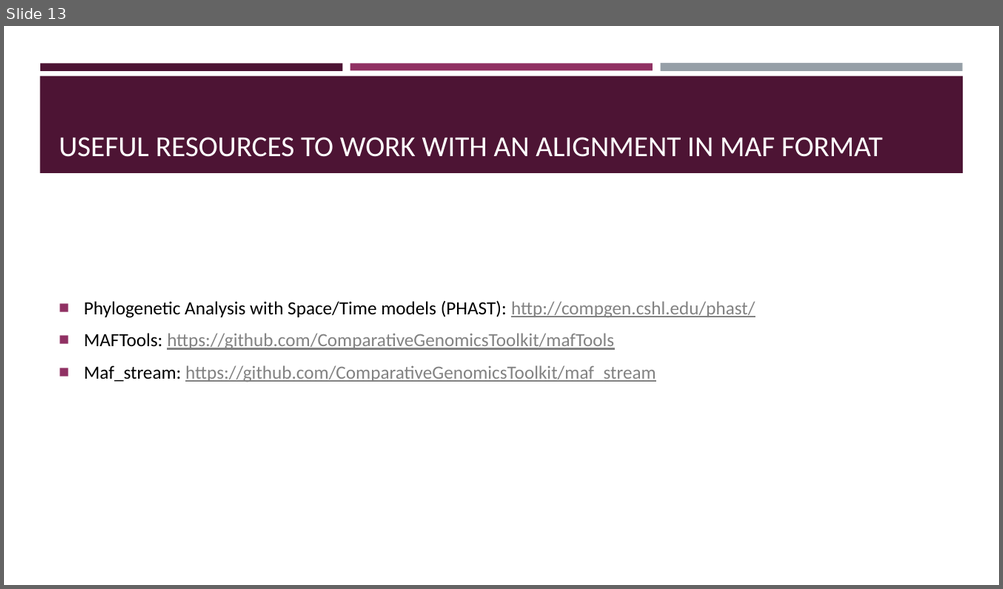
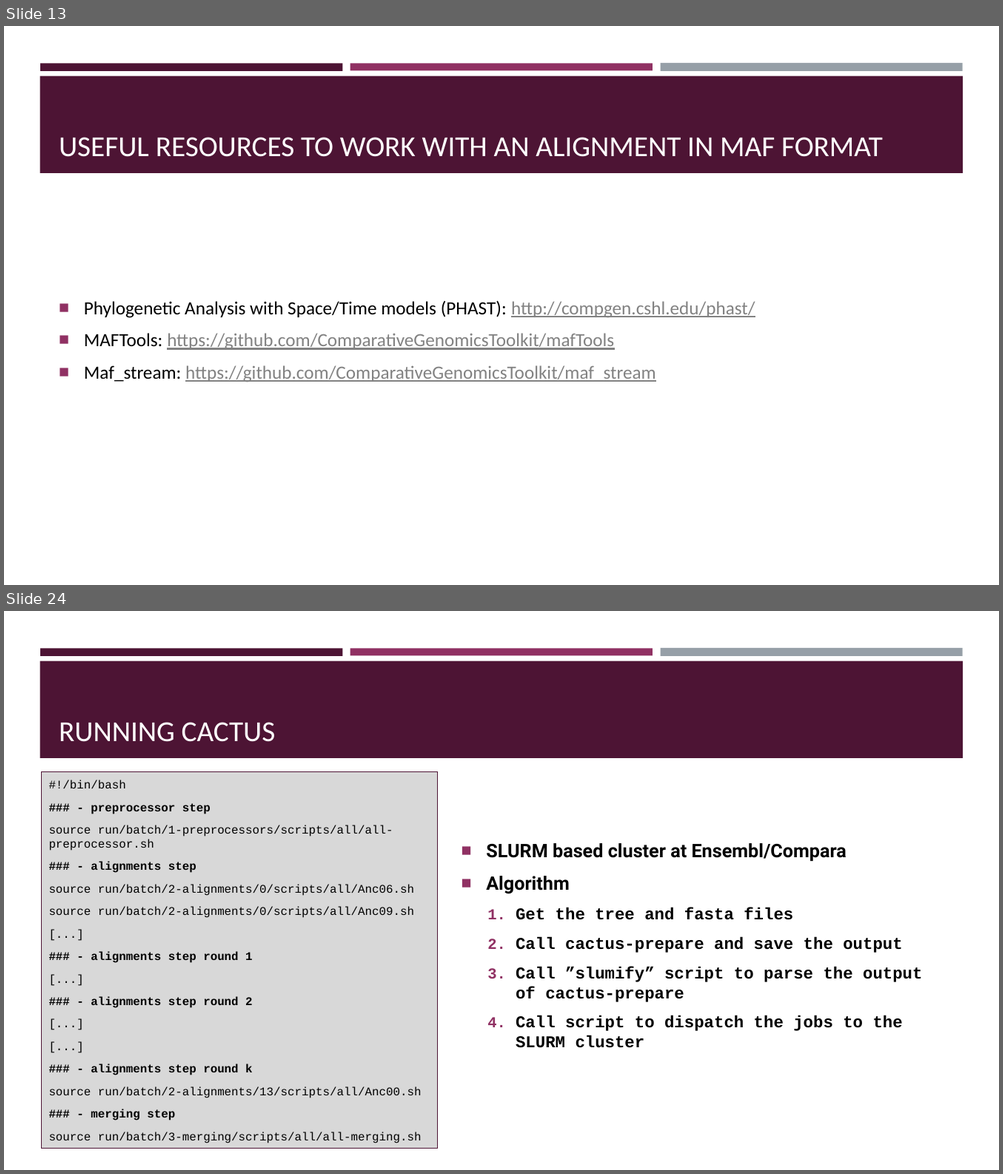
Before and after one commit to BGAcademy23/cactus, a slide deck: docs/aligning_whole_genomes_with_cactus.pptx. Shown one above the other, each under a label of ours: slide 13 before the commit, slides 13 and 24 after it; the slides between them are not shown. The pictures are 1003x589 and 1003x1174 pixels, drawn with LibreOffice and Linux fonts; fonts in the diff are those of the drawing. Boxes give left, top, right and bottom in pixels: in the first picture for what was removed or moved away, otherwise in the second. Text is boxed around its words. In the diff, an @@ line names an element or a change of style, - is before the commit and + after.

```diff
--- a/docs/aligning_whole_genomes_with_cactus.pptx
+++ b/docs/aligning_whole_genomes_with_cactus.pptx
@@ slide 24 added at box(4, 611, 999, 1170), background #FFFFFF; not listed: 4 template elements that a slide beside it also shows @@
@@ title added at box(59, 722, 276, 742), 28 pt, text #FFFFFF @@
+RUNNING CACTUS
@@ text added at box(41, 772, 438, 1148), fill #D8D8D8, outline #4D1434 0.75 pt, 11.2 pt, text #000000 @@
+#!/bin/bash
+### - preprocessor step
+source run/batch/1-preprocessors/scripts/all/all-preprocessor.sh
+### - alignments step
+source run/batch/2-alignments/0/scripts/all/Anc06.sh
+source run/batch/2-alignments/0/scripts/all/Anc09.sh
+[...]
+### - alignments step round 1
+[...]
+### - alignments step round 2
+[...]
+[...]
+### - alignments step round k
+source run/batch/2-alignments/13/scripts/all/Anc00.sh
+### - merging step
+source run/batch/3-merging/scripts/all/all-merging.sh
@@ text added at box(486, 843, 922, 1048), 16 pt, text #000000, bold @@
+■ SLURM based cluster at Ensembl/Compara
+■ Algorithm
+  1. Get the tree and fasta files
+  2. Call cactus-prepare and save the output
+  3. Call ”slumify” script to parse the output of cactus-prepare
+  4. Call script to dispatch the jobs to the SLURM cluster
```
Also in this commit, not shown: 1 slide changed, 11 other slides added.
